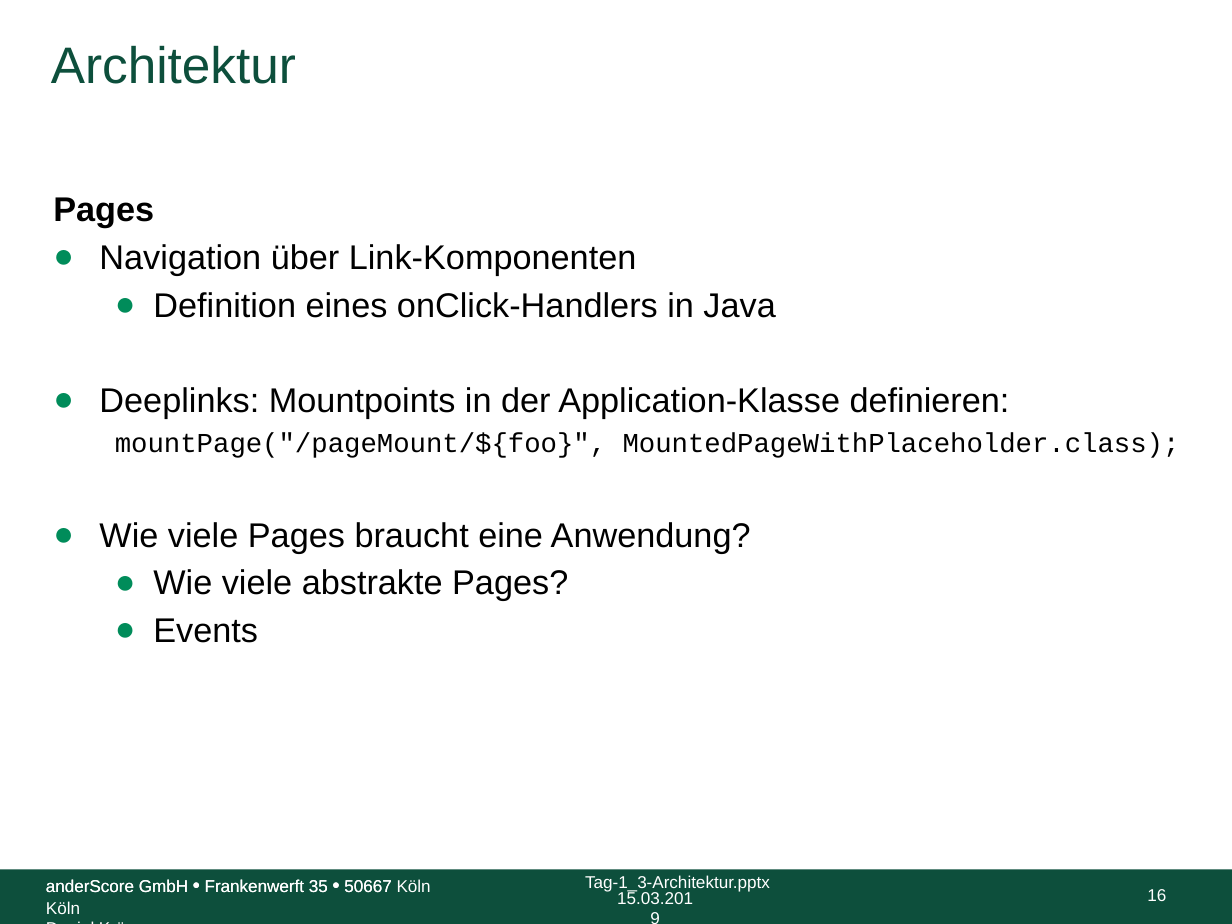
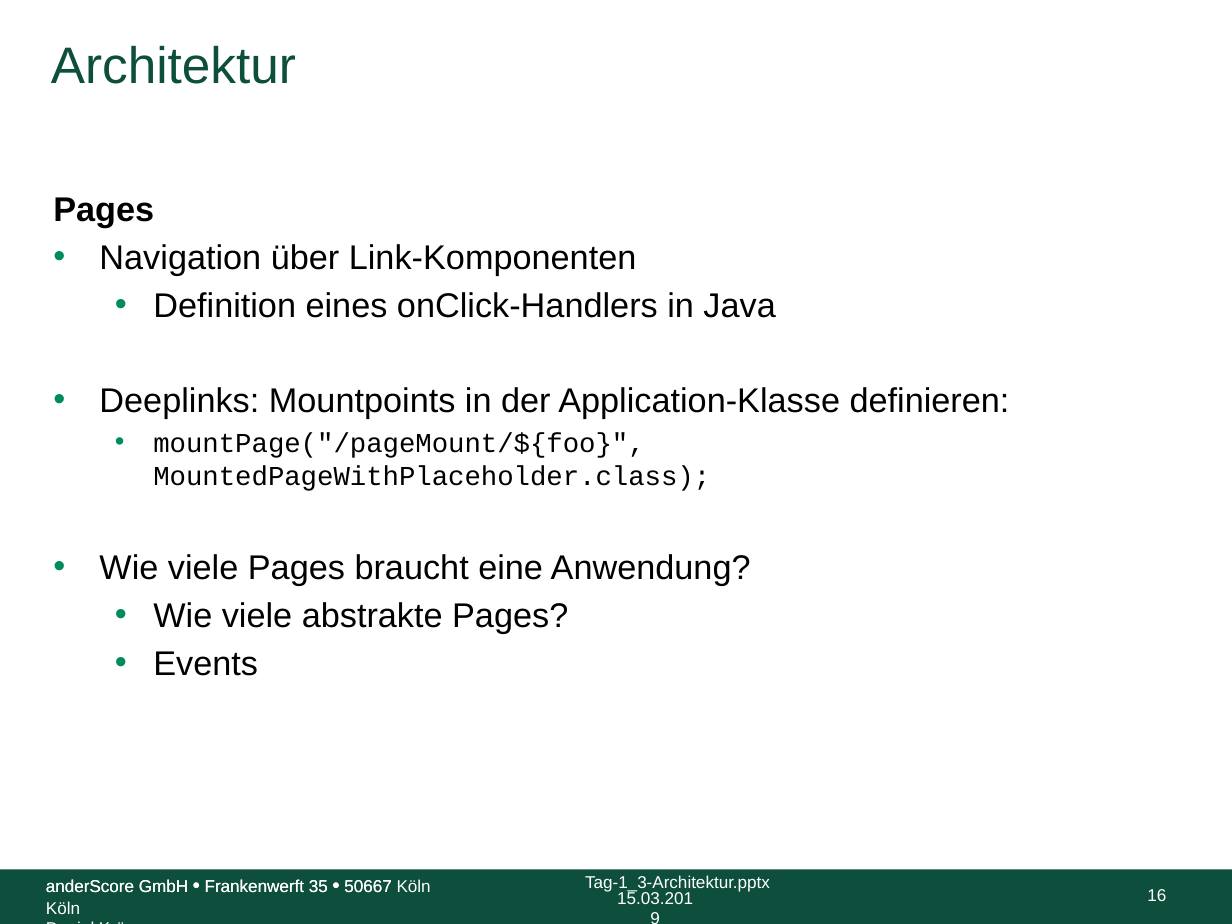
Before and after one commit to anderscore-gmbh/wicket-training, a slide deck: slide 16 of slides/Tag-1_3-Architektur.pptx. Drawn at 1232x924 pixels with LibreOffice and Linux fonts; fonts in the diff are those of the drawing; background and template pictures are left out. Boxes give left, top, right and bottom in pixels: in the first picture for what was removed or moved away, otherwise in the second. Text is boxed around its words. In the diff, an @@ line names an element or a change of style, - is before the commit and + after.

```diff
--- a/slides/Tag-1_3-Architektur.pptx
+++ b/slides/Tag-1_3-Architektur.pptx
@@ text at (x1=99, y1=244, x2=1010, y2=676): bullet ● to •; bullet none to • @@
```
Also in this commit, not shown: 11 other slides changed, 10 other files.
